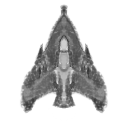
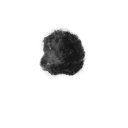
Layers edited between the first and the second 128px x 128px image:
pixels changed over [20, 4, 108, 114] (layer not identified)
